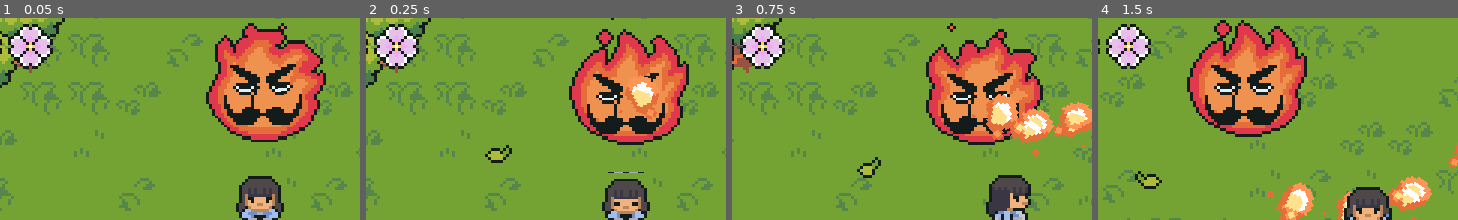
Above: before the commit, frames 1-4 (left to right).
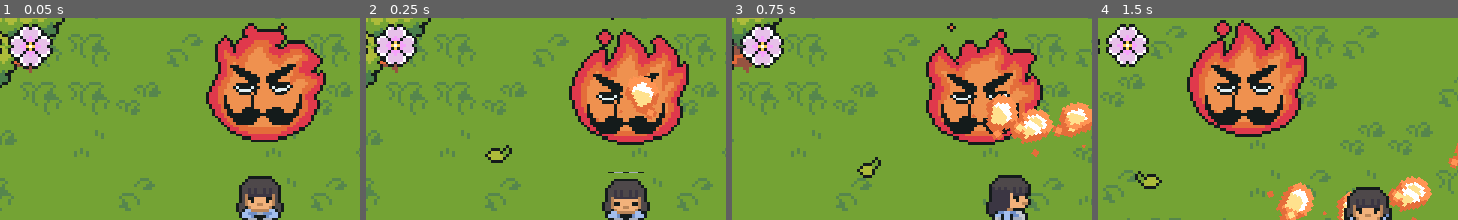
Above: after the commit, the same moments.

Repository: gynura/to_you
Game: Godot game, scene res://scenes/maps/world.tscn
Same seed, same stepped clock (60 frames per second), same inputs: the game is played once before the commit and once after it. Sound files missing from this copy of the repository are replaced by a short silence.
Inputs:
- Up to frame 1 (0.05 s): no input
- Up to frame 2 (0.25 s): no input
- Up to frame 3 (0.75 s): hold D (ui_right) from 0.53 s (still down); hold Space (advance_dialog) from 0.53 s (still down)
- Up to frame 4 (1.5 s): release D (ui_right) at 1.28 s; release Space (advance_dialog) at 1.28 s; hold S (ui_down) from 1.28 s (still down); tap J (attack_button) at 1.35 s
The pictures show only the part of the screen within x 14-64%, y 0-50%; the shares and areas given below are measured in that part.

Frame 1 is identical in both runs. In frame 2, 0.7% of the frame differs, in the area x 2-15%, y 2-26%; in frame 3, less than 0.1%; in frame 4, 0.8%.

Commit message:
animated life GUI

Diff:
--- a/icon.svg
+++ /dev/null
@@ -1 +0,0 @@
-<svg height="128" width="128" xmlns="http://www.w3.org/2000/svg"><rect x="2" y="2" width="124" height="124" rx="14" fill="#363d52" stroke="#212532" stroke-width="4"/><g transform="scale(.101) translate(122 122)"><g fill="#fff"><path d="M105 673v33q407 354 814 0v-33z"/><path fill="#478cbf" d="m105 673 152 14q12 1 15 14l4 67 132 10 8-61q2-11 15-15h162q13 4 15 15l8 61 132-10 4-67q3-13 15-14l152-14V427q30-39 56-81-35-59-83-108-43 20-82 47-40-37-88-64 7-51 8-102-59-28-123-42-26 43-46 89-49-7-98 0-20-46-46-89-64 14-123 42 1 51 8 102-48 27-88 64-39-27-82-47-48 49-83 108 26 42 56 81zm0 33v39c0 276 813 276 813 0v-39l-134 12-5 69q-2 10-14 13l-162 11q-12 0-16-11l-10-65H447l-10 65q-4 11-16 11l-162-11q-12-3-14-13l-5-69z"/><path d="M483 600c3 34 55 34 58 0v-86c-3-34-55-34-58 0z"/><circle cx="725" cy="526" r="90"/><circle cx="299" cy="526" r="90"/></g><g fill="#414042"><circle cx="307" cy="532" r="60"/><circle cx="717" cy="532" r="60"/></g></g></svg>
--- a/project.godot
+++ b/project.godot
@@ -13,7 +13,7 @@
 config/name="to_you"
 run/main_scene="res://scenes/maps/world.tscn"
 config/features=PackedStringArray("4.1", "Forward Plus")
-config/icon="res://icon.svg"
+config/icon="res://cover.png"
 
 [autoload]
 
--- a/scenes/UI/flower_gui.gd
+++ b/scenes/UI/flower_gui.gd
@@ -1,9 +1,13 @@
 extends Panel
+
+var tween
+var petals :int
 
 # Each life is a petal of a flower, each flower can hold up to 4 petals
 # This function should never recieve a number greater than 4
 func update(life: int):
-	match life:
+	petals = life
+	match petals:
 		0:
 			$Sprite2D.frame = 4
 		1:
@@ -14,3 +18,15 @@
 			$Sprite2D.frame = 1
 		4:
 			$Sprite2D.frame = 0
+
+func activate_animation():
+	tween = create_tween()
+	tween.set_ease(tween.EASE_OUT)
+	tween.set_trans(Tween.TRANS_QUAD)
+	tween.tween_property($Sprite2D, "scale", Vector2(0.95,0.95), 0.5)
+	tween.tween_property($Sprite2D, "scale", Vector2.ONE, 0.5)
+	tween.set_loops()
+
+func stop_animation():
+	if tween != null:
+		tween.stop()
--- a/scenes/UI/flower_gui.tscn
+++ b/scenes/UI/flower_gui.tscn
@@ -14,4 +14,3 @@
 texture = ExtResource("1_3tpbk")
 centered = false
 hframes = 5
-frame = 4
--- a/scenes/UI/health_container.gd
+++ b/scenes/UI/health_container.gd
@@ -21,3 +21,16 @@
 				flowers[i].update(remainingLife)
 				return
 			flowers[i].update(remainingLife)
+
+	_animate_last_flower(flowers)
+
+func _animate_last_flower(flowers):
+	flowers.reverse()
+	var already_animated_one_flower :bool = false
+	# Check to update flower animation on the current flower that can lose petals
+	for i in range (flowers.size()):
+		if flowers[i].petals > 0 && !already_animated_one_flower:
+			flowers[i].activate_animation()
+			already_animated_one_flower = true
+		else:
+			flowers[i].stop_animation()
Binary file added: cover.png
Not shown, added: cover.png.import
Binary file added: showcase/cover.png
Not shown, changed: showcase/cover.png.import
